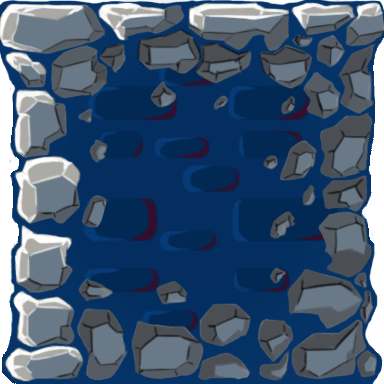
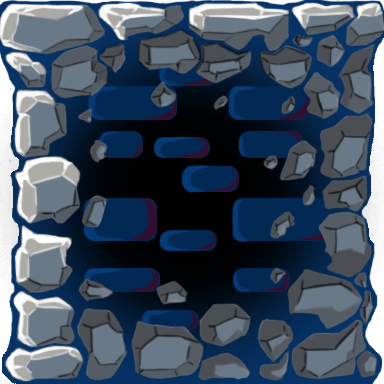
Comparing the layer stacks of the two 384×384 images. Changes:
showed "Layer 5" over [0, 0, 384, 384]
hid "Layer 4" over [3, 0, 378, 384]
